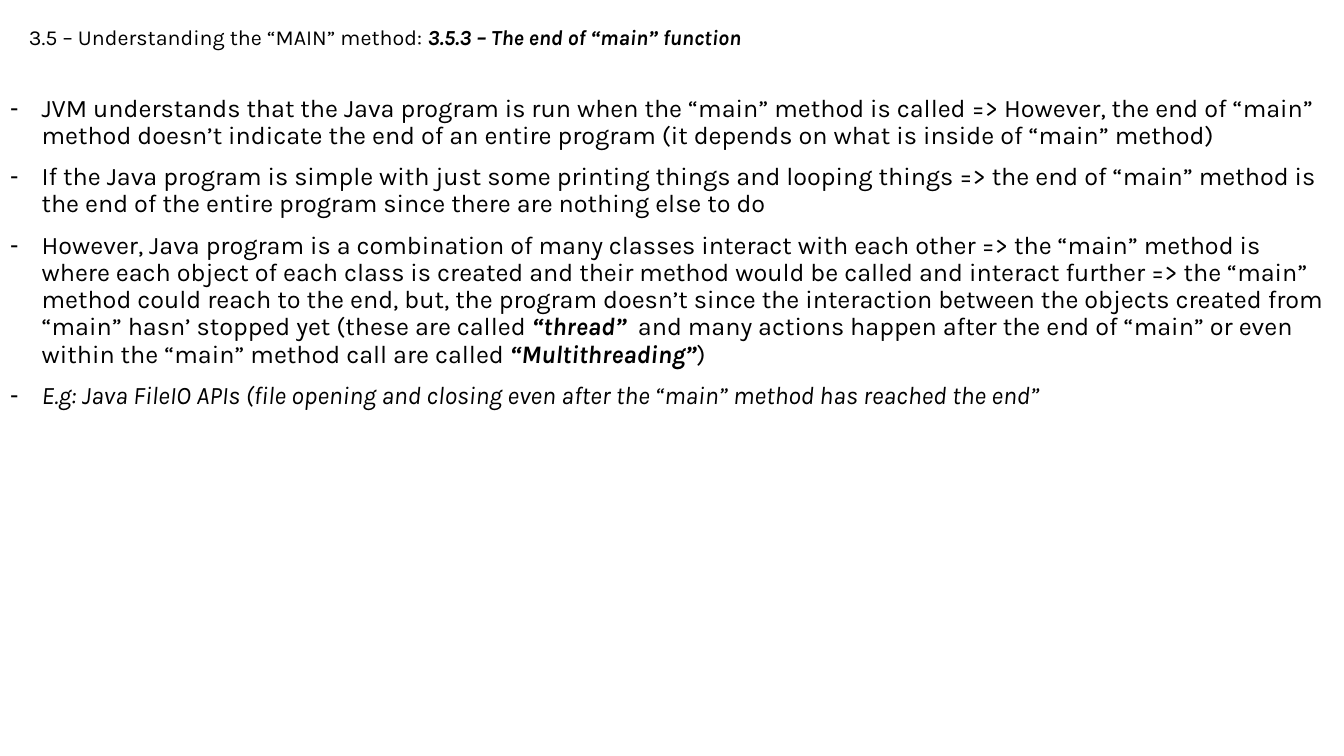
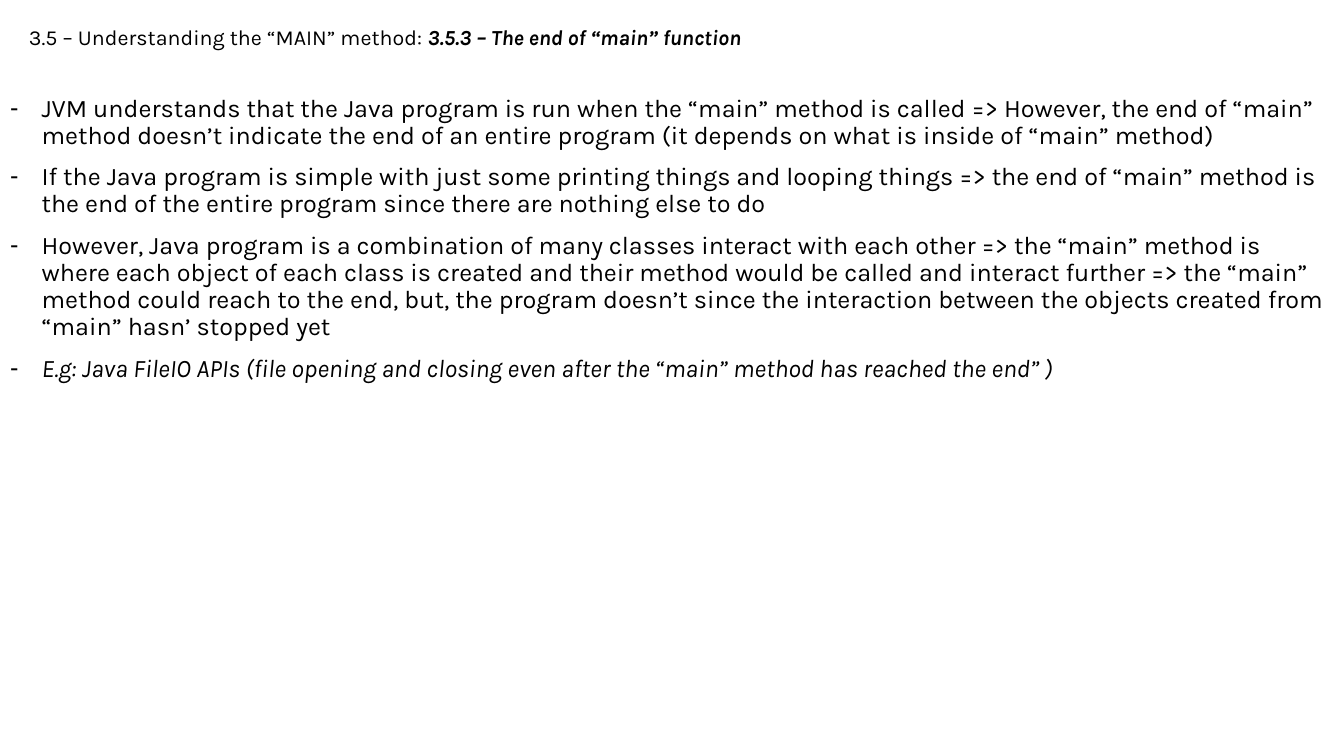
Before and after one commit to MaiDinhVinh/CS-Java, a slide deck: slide 7 of Java SE 8 Teaching Material/Chapter 3 - Java Basic.pptx (slide 8 before the commit). Drawn at 1344x756 pixels with LibreOffice and Linux fonts; fonts in the diff are those of the drawing. Boxes give left, top, right and bottom in pixels: in the first picture for what was removed or moved away, otherwise in the second. Text is boxed around its words. In the diff, an @@ line names an element or a change of style, - is before the commit and + after.

```diff
--- a/Java SE 8 Teaching Material/Chapter 3 - Java Basic.pptx
+++ b/Java SE 8 Teaching Material/Chapter 3 - Java Basic.pptx
@@ text at [42, 236, 1323, 383]: text changed @@
-– However, Java program is a combination of many classes interact with each other => the “main” method is where each object of each class is created and their method would be called and interact further => the “main” method could reach to the end, but, the program doesn’t since the interaction between the objects created from “main” hasn’ stopped yet (these are called “thread” and many actions happen after the end of “main” or even within the “main” method call are called “Multithreading”)
-– E.g: Java FileIO APIs (file opening and closing even after the “main” method has reached the end”
+– However, Java program is a combination of many classes interact with each other => the “main” method is where each object of each class is created and their method would be called and interact further => the “main” method could reach to the end, but, the program doesn’t since the interaction between the objects created from “main” hasn’ stopped yet
+– E.g: Java FileIO APIs (file opening and closing even after the “main” method has reached the end” )
```
Also in this commit, not shown: 2 slides added, 1 slide removed.
